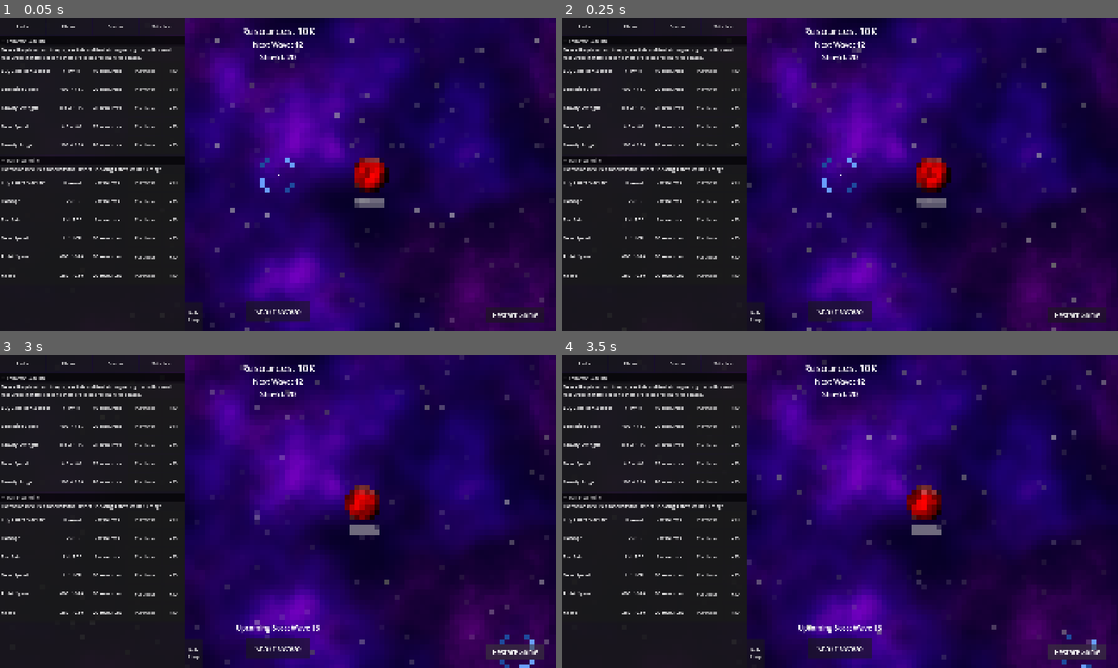
Above: before the commit, frames 1-4 (two rows, left to right).
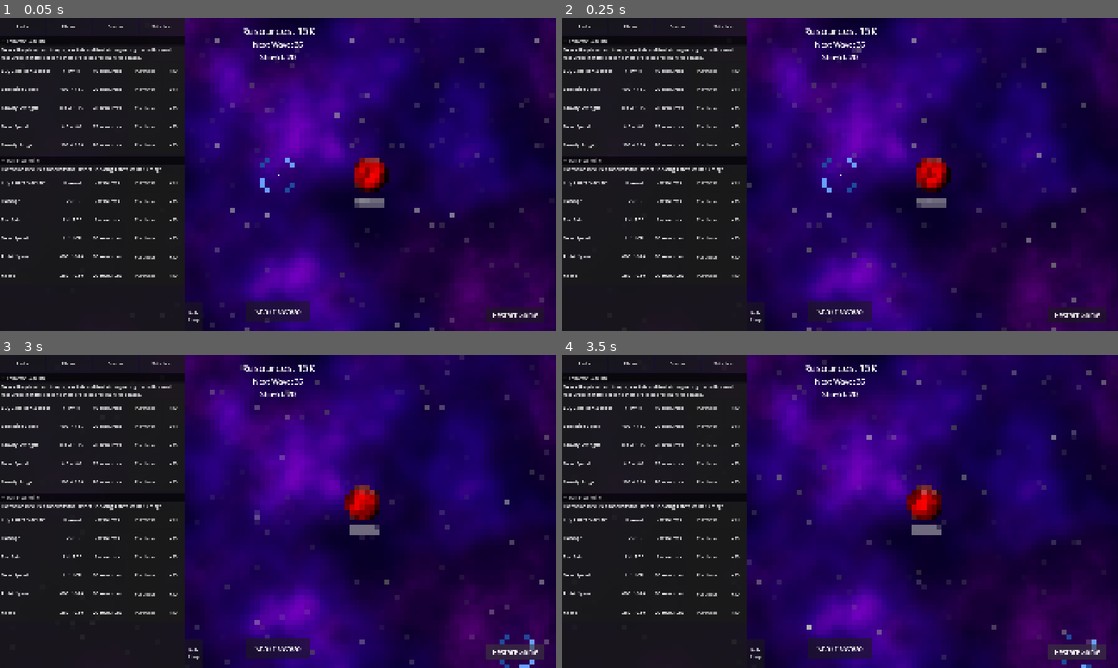
Above: after the commit, the same moments.

Repository: naeemR123/Learners-Game-Jam--2
Game: Godot game, scene res://Scenes/main.tscn
Two runs of this game, one before a commit and one after it. Both use one fixed random seed, a clock stepped at 60 frames per second and the inputs below.
Inputs:
- Up to frame 1 (0.05 s): no input
- Up to frame 2 (0.25 s): no input
- Up to frame 3 (3 s): click "Start Wave" at 0.5 s; click "Restart Game" at 1.25 s; click "Start Wave" at 2 s; click "Restart Game" at 2.75 s
- Up to frame 4 (3.5 s): no input

The runs differ from the first frame. In frame 1, less than 0.1% of the frame differs, in the area x 53-56%, y 3-10%; in frame 2, less than 0.1%; in frame 3, 0.2%, in the area x 42-58%, y 3-89%; in frame 4, 0.2%.

Commit message:
Sprite import

Diff:
--- a/Scenes/asteroid.tscn
+++ b/Scenes/asteroid.tscn
@@ -2,7 +2,6 @@
 
 [ext_resource type="Script" uid="uid://cwfbsagvg5wos" path="res://Scripts/asteroid.gd" id="1_0tomg"]
 [ext_resource type="Shader" uid="uid://dt5ghmromg3ul" path="res://Scripts/Shaders/asteroid_golden.gdshader" id="2_rvlwq"]
-[ext_resource type="Texture2D" uid="uid://dies26xu3mqgn" path="res://Assets/Asteroids/Common/Aseprite/common_asteroid_V1_4.png" id="3_bi0dy"]
 
 [sub_resource type="ShaderMaterial" id="ShaderMaterial_3a6cy"]
 shader = ExtResource("2_rvlwq")
@@ -18,7 +17,6 @@
 
 [node name="Sprite2D" type="Sprite2D" parent="." unique_id=189141741]
 material = SubResource("ShaderMaterial_3a6cy")
-texture = ExtResource("3_bi0dy")
 
 [node name="CollisionShape2D" type="CollisionShape2D" parent="." unique_id=2022611453]
 shape = SubResource("CircleShape2D_0tomg")
--- a/Scenes/main.tscn
+++ b/Scenes/main.tscn
@@ -56,10 +56,10 @@
 [node name="Main" type="Node2D" unique_id=1160054467]
 script = ExtResource("1_344ge")
 custom_wave = true
-wave_number = 12
+wave_number = 35
 bwave_number = 5
 extra_resources = true
-extra_amount = 10000
+extra_amount = 15000
 shield_amount = 1
 custom_asteroid_speed_value = 400.0
 starting_resources = 27
--- a/Scripts/ResourceDatas/asteroid_data.gd
+++ b/Scripts/ResourceDatas/asteroid_data.gd
@@ -21,6 +21,7 @@
 @export var max_speed : float
 ## Percentage of variance: 0.12 = up to 12% increase/decrease
 @export var speed_variance : float = 0.12
+@export var sprite_scale : float = 1.0
 
 @export_category("Resistances")
 ## i.e. 'slow': 0.3 = 30% resistance to slow status effect
--- a/Scripts/Resources/Asteroids/swarm_asteroid.tres
+++ b/Scripts/Resources/Asteroids/swarm_asteroid.tres
@@ -1,10 +1,18 @@
 [gd_resource type="Resource" script_class="AsteroidData" format=3 uid="uid://dpb6uroljx7gn"]
 
 [ext_resource type="Script" uid="uid://b7ruo5o8pgeta" path="res://Scripts/ResourceDatas/asteroid_data.gd" id="1_oquuj"]
+[ext_resource type="Texture2D" uid="uid://bwiibxy86t1vo" path="res://Assets/Asteroids/Swarm/swarm_asteroid_V2_1.png" id="2_mkvg2"]
+[ext_resource type="Texture2D" uid="uid://dye8a2v83n48a" path="res://Assets/Asteroids/Swarm/swarm_asteroid_V2_2.png" id="3_lo7np"]
+[ext_resource type="Texture2D" uid="uid://dxvo4vaoeiapg" path="res://Assets/Asteroids/Swarm/swarm_asteroid_V2_3.png" id="4_6b1v8"]
+[ext_resource type="Texture2D" uid="uid://8wmmh1wrr6mv" path="res://Assets/Asteroids/Swarm/swarm_asteroid_V2_4.png" id="5_dqdmd"]
+[ext_resource type="Texture2D" uid="uid://cw5ka3gtaq40k" path="res://Assets/Asteroids/Swarm/swarm_asteroid_V2_5.png" id="6_e0tns"]
+[ext_resource type="Texture2D" uid="uid://byqyvtcwv5m4b" path="res://Assets/Asteroids/Swarm/swarm_asteroid_V2_6.png" id="7_j1hbs"]
+[ext_resource type="Texture2D" uid="uid://cuxuy2negt1y2" path="res://Assets/Asteroids/Swarm/swarm_asteroid_V2_7.png" id="8_c5w11"]
 
 [resource]
 script = ExtResource("1_oquuj")
 name = "Swarm"
+sprite_textures = Array[Texture2D]([ExtResource("2_mkvg2"), ExtResource("3_lo7np"), ExtResource("4_6b1v8"), ExtResource("5_dqdmd"), ExtResource("6_e0tns"), ExtResource("7_j1hbs"), ExtResource("8_c5w11")])
 scale_ratio = 0.7
 max_health = 3.0
 damage = 3.0
--- a/Scripts/Resources/Asteroids/tank_asteroid.tres
+++ b/Scripts/Resources/Asteroids/tank_asteroid.tres
@@ -1,17 +1,19 @@
 [gd_resource type="Resource" script_class="AsteroidData" format=3 uid="uid://c0bh7jrawthn1"]
 
 [ext_resource type="Script" uid="uid://b7ruo5o8pgeta" path="res://Scripts/ResourceDatas/asteroid_data.gd" id="1_hs3uf"]
-[ext_resource type="Texture2D" uid="uid://h7ip7kfh5166" path="res://Assets/Asteroids/Tank/tank_asteroid_V1_1.png" id="2_hs3uf"]
+[ext_resource type="Texture2D" uid="uid://cun4dfwifgprr" path="res://Assets/Asteroids/Tank/tank_asteroid_V2_1.png" id="2_og64o"]
+[ext_resource type="Texture2D" uid="uid://co41krlr7ejuo" path="res://Assets/Asteroids/Tank/tank_asteroid_V2_2.png" id="3_h3tjd"]
 
 [resource]
 script = ExtResource("1_hs3uf")
 name = "Tank"
-sprite_textures = Array[Texture2D]([ExtResource("2_hs3uf")])
-scale_ratio = 1.5
-max_health = 15.0
+sprite_textures = Array[Texture2D]([ExtResource("2_og64o"), ExtResource("3_h3tjd")])
+scale_ratio = 2.0
+max_health = 18.0
 damage = 8.0
 max_speed = 71.0
 speed_variance = 0.1
+sprite_scale = 0.45
 resistances = Dictionary[String, float]({
 "slow": 0.5
 })
--- a/Scripts/asteroid.gd
+++ b/Scripts/asteroid.gd
@@ -188,6 +188,7 @@
 		rotation_speed = randf_range(-0.8, 0.8)	# Random rotation
 		direction = (planet.global_position - global_position).normalized()
 		sprite.texture = data.get_random_texture()
+		sprite.scale = Vector2.ONE * data.sprite_scale
 
 
 
Binary file changed: Assets/Asteroids/Swarm/swarm_asteroid_V1.aseprite
Binary file added: Assets/Asteroids/Swarm/swarm_asteroid_V1_1.png
Not shown, added: Assets/Asteroids/Swarm/swarm_asteroid_V1_1.png.import
Binary file added: Assets/Asteroids/Swarm/swarm_asteroid_V1_2.png
Not shown, added: Assets/Asteroids/Swarm/swarm_asteroid_V1_2.png.import
Binary file added: Assets/Asteroids/Swarm/swarm_asteroid_V1_3.png
Not shown, added: Assets/Asteroids/Swarm/swarm_asteroid_V1_3.png.import
Binary file added: Assets/Asteroids/Swarm/swarm_asteroid_V1_4.png
Not shown, added: Assets/Asteroids/Swarm/swarm_asteroid_V1_4.png.import
Binary file added: Assets/Asteroids/Swarm/swarm_asteroid_V1_5.png
Not shown, added: Assets/Asteroids/Swarm/swarm_asteroid_V1_5.png.import
Binary file added: Assets/Asteroids/Swarm/swarm_asteroid_V1_6.png
(and 22 more such lines)
